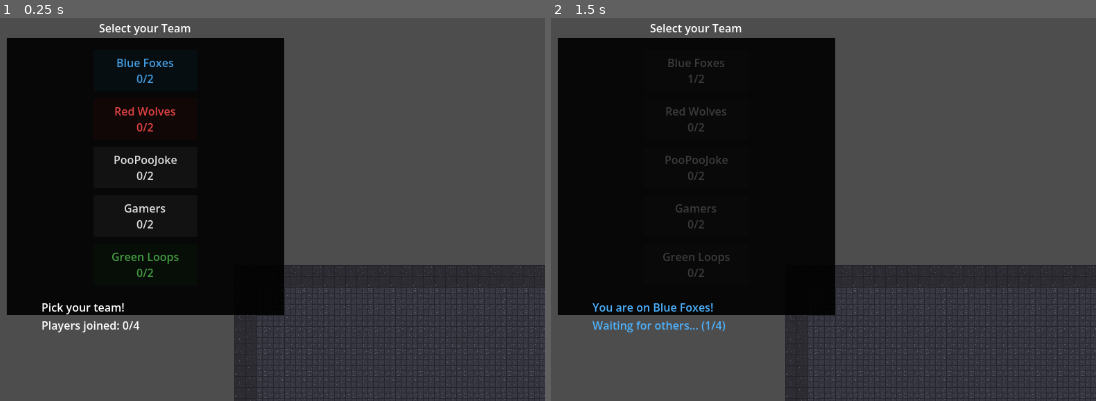
Above: before the commit, frames 1-2 (left to right).
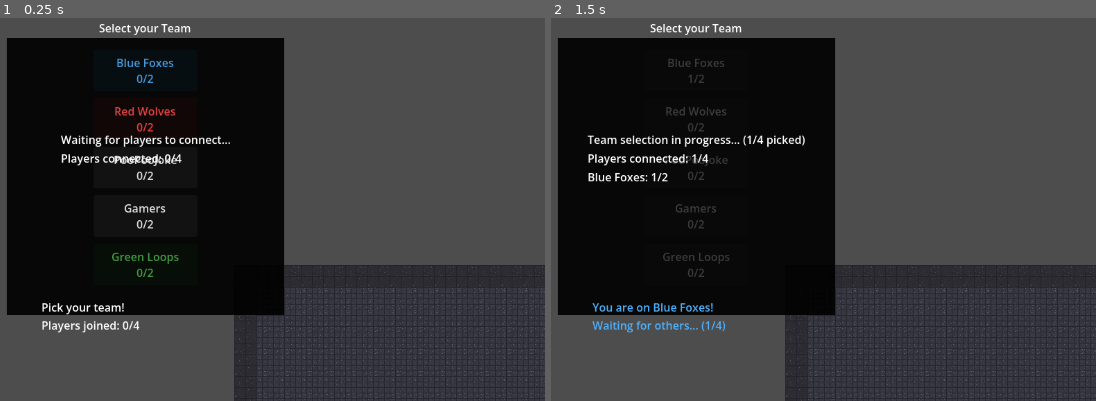
Above: after the commit, the same moments.

Repository: rgilpt/Dist_multiplayer
Game: Godot game, scene res://Scenes/Main.tscn
Same seed, same stepped clock (60 frames per second), same inputs: the game is played once before the commit and once after it. The engine's default icon, where the game draws it, is replaced by a stand-in: a white triangle on a blue panel in a dark square.
Inputs (mouse positions are in pixels of both pictures, inside the frame that each line leads up to):
- Up to frame 1 (0.25 s): no input
- Up to frame 2 (1.5 s): click "Blue Foxes 0/2" at 0.5 s; tap Enter at 1.25 s; move the mouse to (872, 155) at 1.27 s; press the mouse at (872, 155) at 1.28 s; hold D (p1_right) from 1.28 s (still down)

The runs differ from the first frame. In frame 1, 0.7% of the frame differs, in the area x 11-43%, y 30-39%; in frame 2, 1.0%, in the area x 6-47%, y 30-43%.
Error after the commit: Parse Error: Cannot infer the type of "delta" variable because the value doesn't have a set type. (res://Scripts/Main.gd:53)

Commit message:
server can zoom in and out

Diff:
--- a/Scripts/Main.gd
+++ b/Scripts/Main.gd
@@ -4,12 +4,22 @@
 @onready var server_view: Control = $ServerView  # new node
 @onready var lobby_camera: Camera2D = $LobbyCamera
 
+var _is_server: bool = false
+var _panning: bool = false
+var _pan_origin: Vector2 = Vector2.ZERO
+var _cam_origin: Vector2 = Vector2.ZERO
+
+const ZOOM_MIN := Vector2(0.1, 0.1)
+const ZOOM_MAX := Vector2(3.0, 3.0)
+const ZOOM_STEP := 0.1
+
 func _ready():
 	await get_tree().process_frame
 	lobby_camera.enabled = true
 
 	var args := OS.get_cmdline_args()
-	if "--server" in args:
+	_is_server = "--server" in args
+	if _is_server:
 		team_select.visible = false
 		server_view.visible = true
 	else:
@@ -19,8 +29,26 @@
 	get_node("NetworkManager").game_started.connect(_on_game_started)
 
 func _on_game_started() -> void:
-	var args := OS.get_cmdline_args()
-	if "--server" in args:
+	if _is_server:
 		return  # server keeps lobby camera
 	# Client: disable lobby camera so player camera takes over
 	lobby_camera.enabled = false
+
+func _input(event: InputEvent) -> void:
+	if not _is_server:
+		return
+
+	if event is InputEventMouseButton:
+		if event.button_index == MOUSE_BUTTON_WHEEL_UP and event.pressed:
+			lobby_camera.zoom = (lobby_camera.zoom + Vector2(ZOOM_STEP, ZOOM_STEP)).clamp(ZOOM_MIN, ZOOM_MAX)
+		elif event.button_index == MOUSE_BUTTON_WHEEL_DOWN and event.pressed:
+			lobby_camera.zoom = (lobby_camera.zoom - Vector2(ZOOM_STEP, ZOOM_STEP)).clamp(ZOOM_MIN, ZOOM_MAX)
+		elif event.button_index == MOUSE_BUTTON_RIGHT:
+			_panning = event.pressed
+			if _panning:
+				_pan_origin = event.position
+				_cam_origin = lobby_camera.position
+
+	elif event is InputEventMouseMotion and _panning:
+		var delta := (event.position - _pan_origin) / lobby_camera.zoom
+		lobby_camera.position = _cam_origin - delta
Not shown, changed: bin/Distopia.pck
